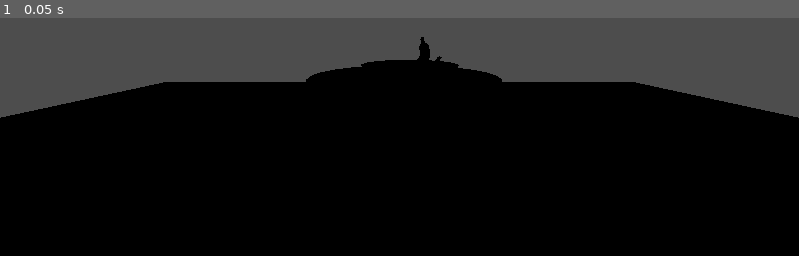
Above: before the commit, frame 1.
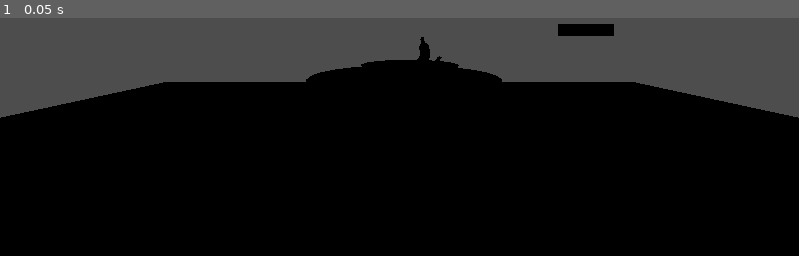
Above: after the commit, the same moment.

Repository: Rezix15/GE1-2023Assignment1
Game: Godot game, scene res://mainLevel.tscn
The game is run twice, just before and just after one commit, with the same random seed, the same clock (stepped at 60 frames per second) and the same inputs.
Inputs:
- Up to frame 1 (0.05 s): no input

The runs differ from the first frame. In frame 1, 0.4% of the frame differs, in the area x 69-77%, y 2-8%.

Commit message:
Added egg model into game

Diff:
--- a/mainLevel.tscn
+++ b/mainLevel.tscn
@@ -60,9 +60,11 @@
 shape = SubResource("BoxShape3D_5lft3")
 
 [node name="Butter" parent="." instance=ExtResource("2_gmn3c")]
-transform = Transform3D(1, 0, 0, 0, 1, 0, 0, 0, 1, 4.98593, 0.587098, 3.48703)
+transform = Transform3D(1, 0, 0, 0, 1, 0, 0, 0, 1, 4.98593, 3.64963, 3.48703)
 
 [node name="Area3D" type="Area3D" parent="Butter"]
+gravity_space_override = 1
+gravity_point = true
 
 [node name="CollisionShape3D" type="CollisionShape3D" parent="Butter/Area3D"]
 shape = SubResource("BoxShape3D_x32q1")
Binary file added: Models/Egg.glb
Not shown, added: Models/Egg.glb.import
